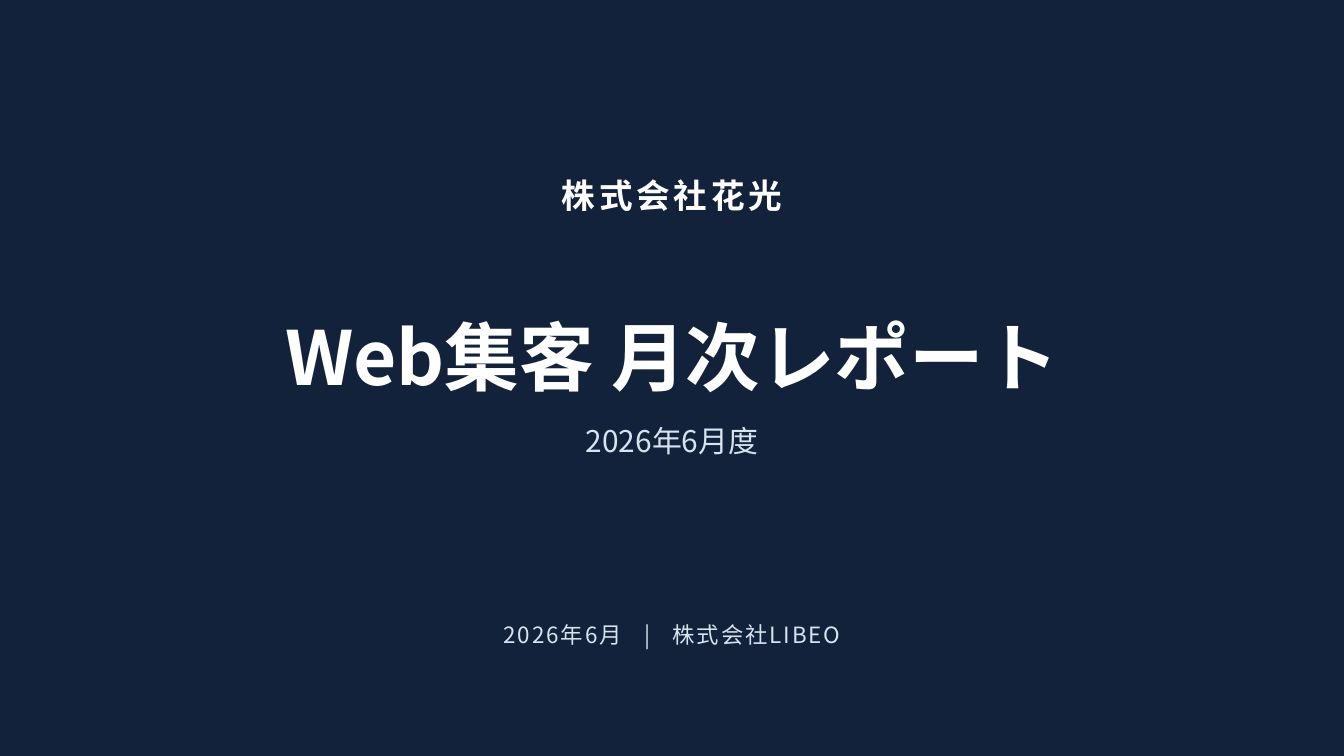
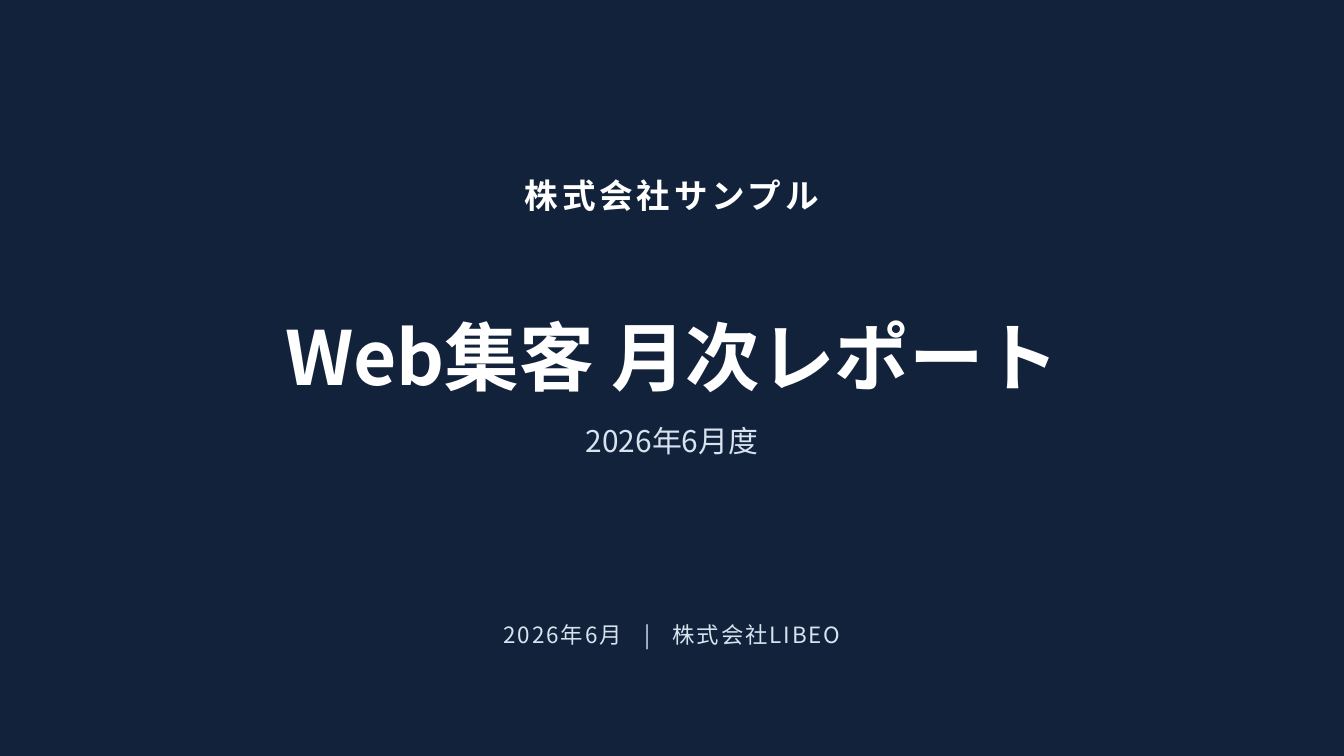
Before and after one commit to shotaueda/skill1, a slide deck: slide 1 of ouchi-no-mikata-slides/reference-deck.pptx. Drawn at 1344x756 pixels with LibreOffice and Linux fonts; fonts in the diff are those of the drawing; background and template pictures are left out. Boxes give left, top, right and bottom in pixels: in the first picture for what was removed or moved away, otherwise in the second. Text is boxed around its words. In the diff, an @@ line names an element or a change of style, - is before the commit and + after.

```diff
--- a/ouchi-no-mikata-slides/reference-deck.pptx
+++ b/ouchi-no-mikata-slides/reference-deck.pptx
@@ text at [525,179,819,211]: text changed @@
-株式会社花光
+株式会社サンプル
```
Also in this commit, not shown: 12 other slides changed, 3 slides added, 4 other files.
